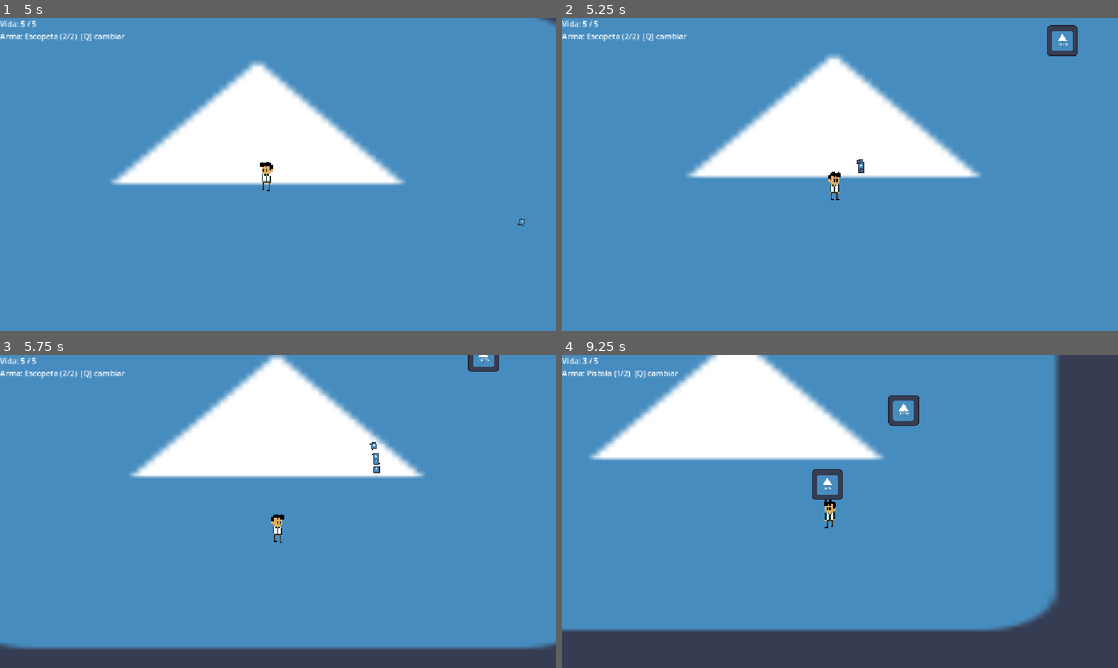
Above: before the commit, frames 1-4 (two rows, left to right).
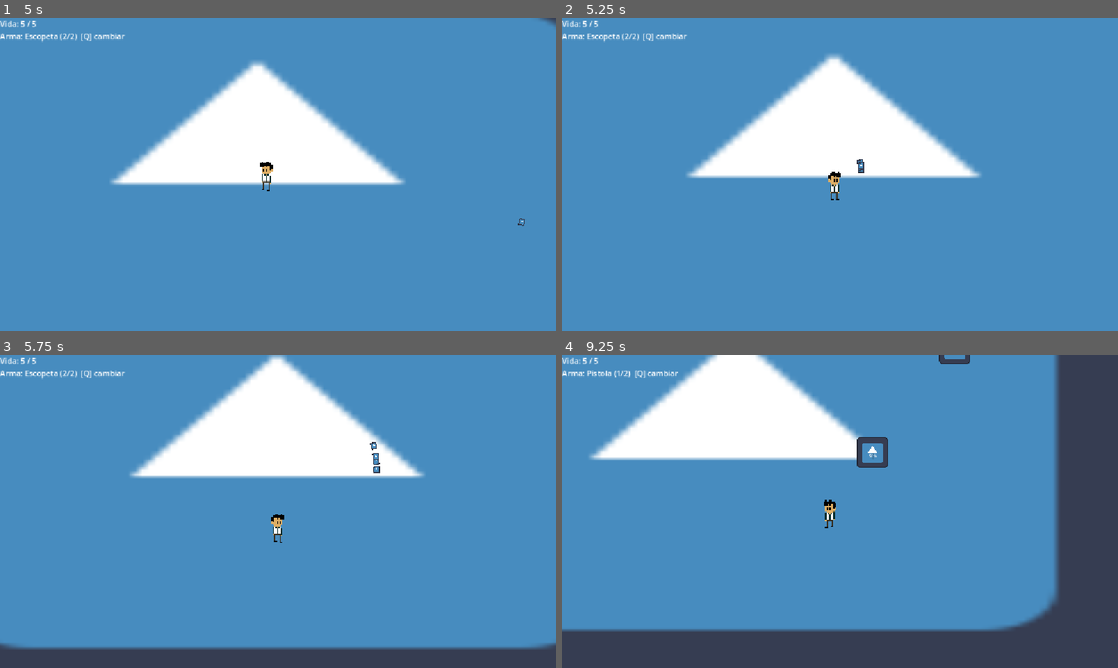
Above: after the commit, the same moments.

Repository: spoloa/Estructuras-De-Datos-2026---II
Game: Godot game, scene res://scenes/Main.tscn
The game is run twice, just before and just after one commit, with the same random seed, the same clock (stepped at 60 frames per second) and the same inputs. The engine's default icon, where the game draws it, is replaced by a stand-in: a white triangle on a blue panel in a dark square.
Inputs (mouse positions are in pixels of both pictures, inside the frame that each line leads up to):
- Up to frame 1 (5 s): tap Enter at 0.5 s; move the mouse to (400, 158) at 0.52 s; press the mouse at (400, 158) at 0.53 s; hold D (move_right) 0.53-1.28 s; move the mouse to (166, 190) at 1.27 s; release the mouse at (166, 190) at 1.28 s; hold S (move_down) 1.28-2.03 s; tap Q (switch_weapon) at 1.35, 2.85, 4.35 s; move the mouse to (333, 105) at 2.02 s; press the mouse at (333, 105) at 2.03 s; hold D (move_right) 2.03-2.78 s; move the mouse to (250, 237) at 2.77 s; release the mouse at (250, 237) at 2.78 s; hold W (move_up) 2.78-3.53 s; move the mouse to (444, 221) at 3.52 s; press the mouse at (444, 221) at 3.53 s; hold A (move_left) from 3.53 s (still down); move the mouse to (111, 127) at 4.27 s; release the mouse at (111, 127) at 4.28 s
- Up to frame 2 (5.25 s): move the mouse to (867, 174) at 5.02 s; release A (move_left) at 5.03 s; press the mouse at (867, 174) at 5.03 s; hold S (move_down) from 5.03 s (still down)
- Up to frame 3 (5.75 s): keep holding S (move_down)
- Up to frame 4 (9.25 s): move the mouse to (756, 433) at 5.77 s; release S (move_down) at 5.78 s; release the mouse at (756, 433) at 5.78 s; hold D (move_right) 5.78-6.53 s; tap Q (switch_weapon) at 5.85, 7.35, 8.85 s; move the mouse to (962, 495) at 6.52 s; press the mouse at (962, 495) at 6.53 s; hold W (move_up) 6.53-7.28 s; move the mouse to (728, 527) at 7.27 s; release the mouse at (728, 527) at 7.28 s; hold D (move_right) 7.28-8.03 s; move the mouse to (895, 442) at 8.02 s; press the mouse at (895, 442) at 8.03 s; hold S (move_down) 8.03-8.78 s; move the mouse to (812, 574) at 8.77 s; release the mouse at (812, 574) at 8.78 s; hold A (move_left) from 8.78 s (still down)

Frame 1 is identical in both runs. In frame 2, 0.3% of the frame differs, in the area x 87-93%, y 2-13%; in frame 3, 0.2%; in frame 4, 1.3%, in the area x 3-74%, y 0-47%.

Commit message:
Ajuste pequeño en la dificultad

Diff:
--- a/scenes/Main.tscn
+++ b/scenes/Main.tscn
@@ -55,8 +55,8 @@
 shooter_scene = ExtResource("2_rarhs")
 chaser_scene = ExtResource("5_vcsgt")
 spawn_points = [NodePath("../spawn1"), NodePath("../spawn2")]
-time_between_waves = 5.0
-spawn_interval = 2.0
+time_between_waves = 6.0
+spawn_interval = 2.5
 
 [node name="Player" parent="." unique_id=1419819270 instance=ExtResource("1_elqb8")]
 position = Vector2(145, 304)
